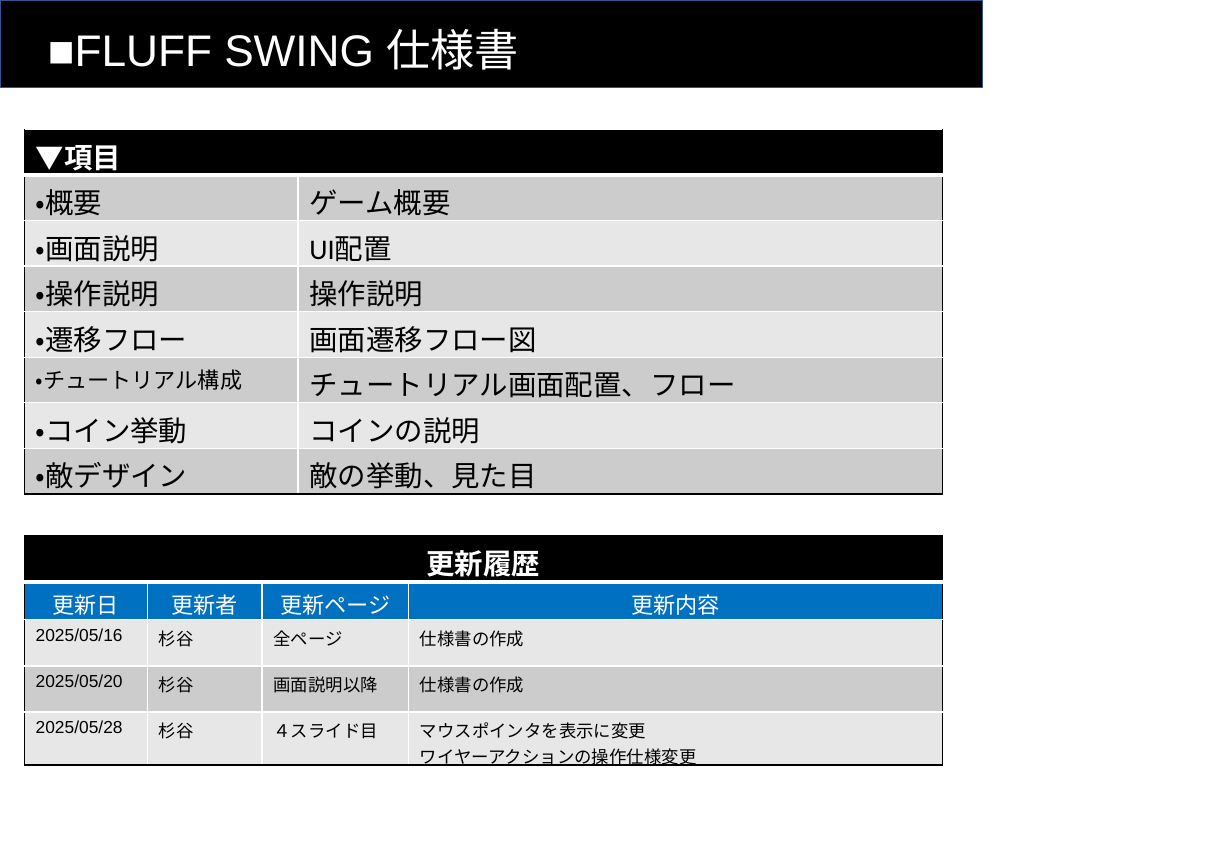
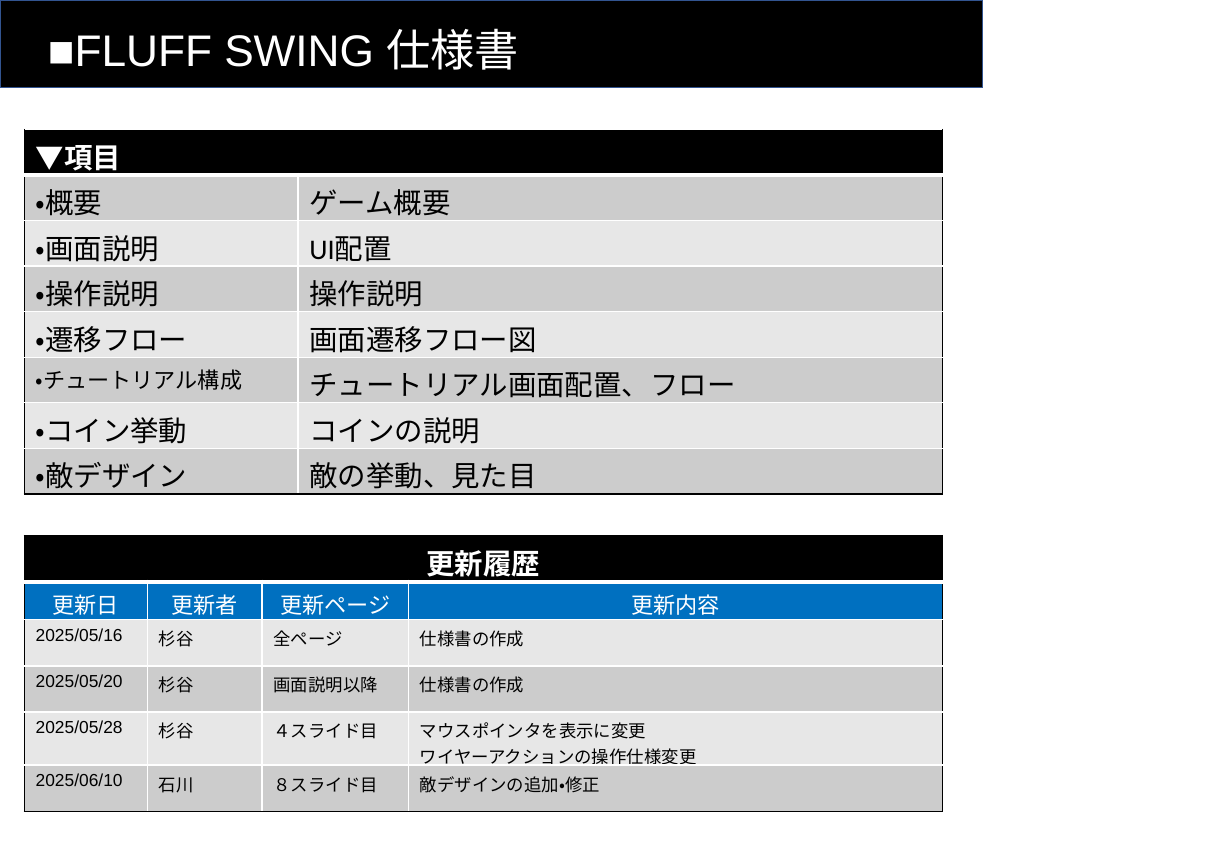
Before and after one commit to Koha58/FLUFF_SWING, a slide deck: slide 1 of Assets/Specs/仕様書.pptx. Drawn at 1232x853 pixels with LibreOffice and Linux fonts; fonts in the diff are those of the drawing. Boxes give left, top, right and bottom in pixels: in the first picture for what was removed or moved away, otherwise in the second. Text is boxed around its words. In the diff, an @@ line names an element or a change of style, - is before the commit and + after.

Commit message:
仕様書の変更（敵デザインの部分）

```diff
--- a/Assets/Specs/仕様書.pptx
+++ b/Assets/Specs/仕様書.pptx
@@ table at box(24, 536, 942, 811) @@
+row 6: 2025/06/10 | 石川 | ８スライド目 | 敵デザインの追加・修正
```
Also in this commit, not shown: 1 other slide changed.
